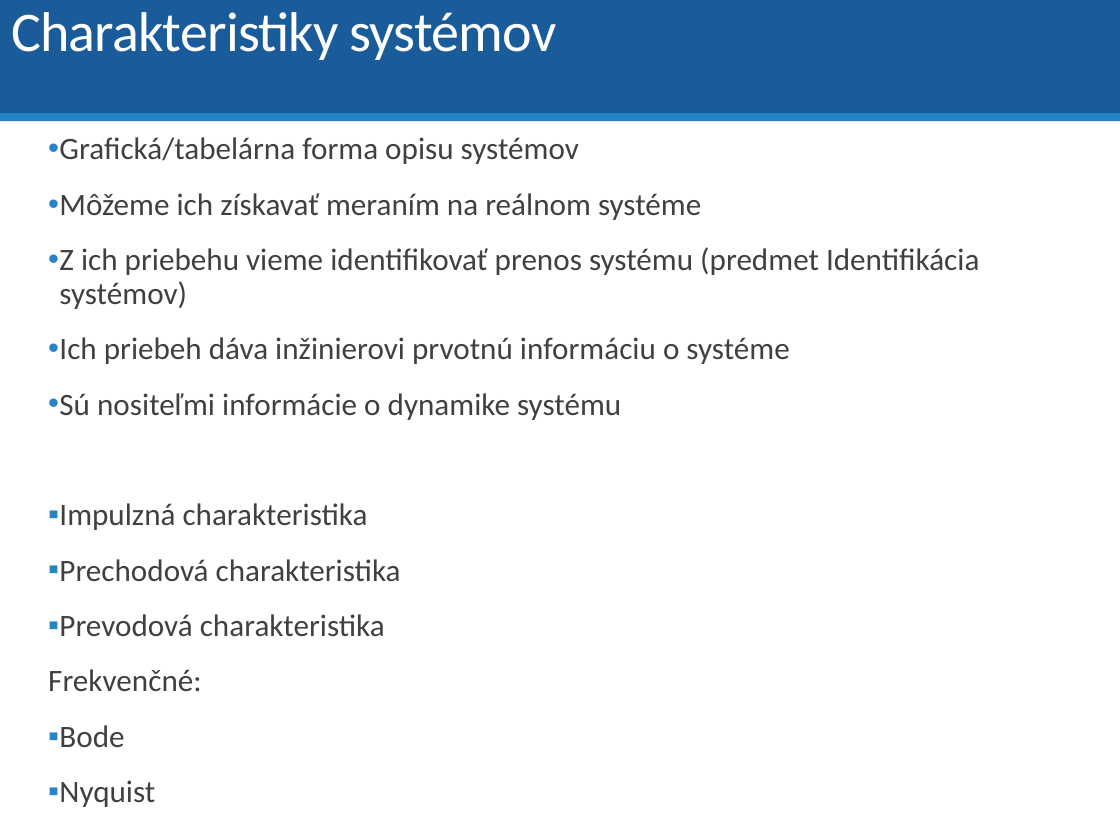
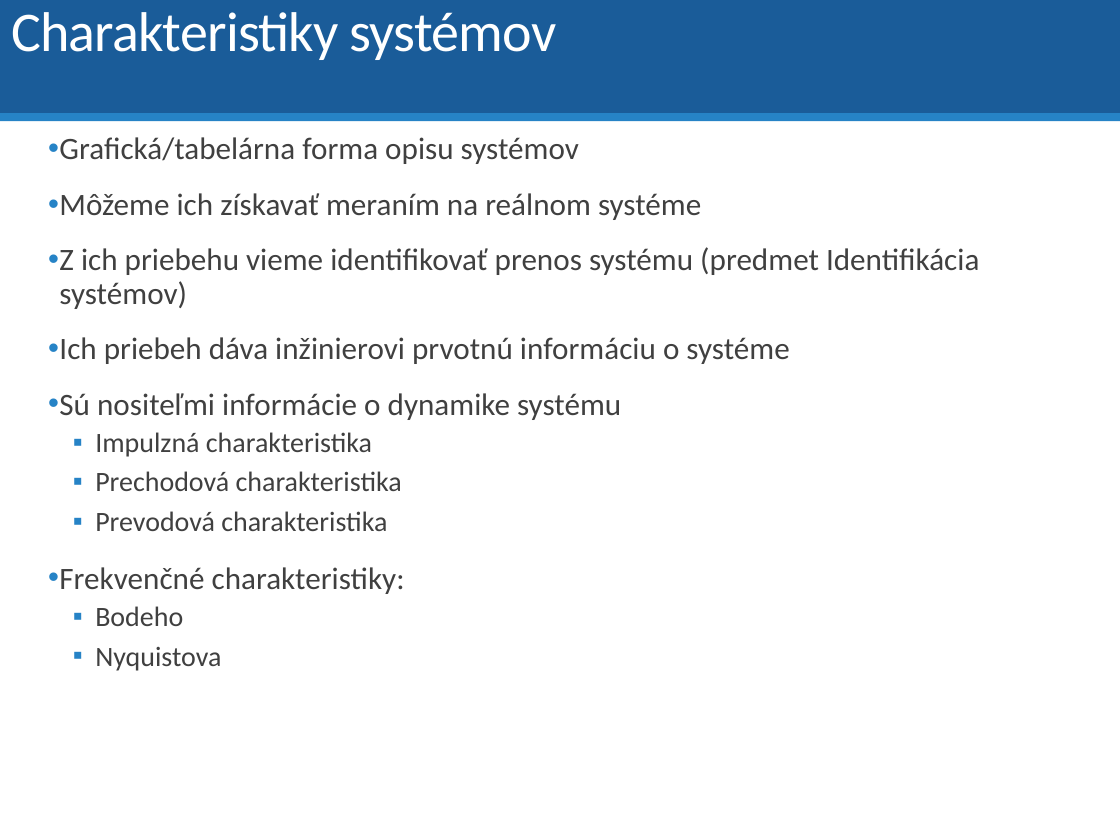
Before and after one commit to dodekm/TeamProjektKybernetika, a slide deck: slide 2 of Nove prednasky/P4 Vlastnosti prenosovych funkcii.pptx. Drawn at 1120x840 pixels with LibreOffice and Linux fonts; fonts in the diff are those of the drawing. Boxes give left, top, right and bottom in pixels: in the first picture for what was removed or moved away, otherwise in the second. Text is boxed around its words. In the diff, an @@ line names an element or a change of style, - is before the commit and + after.

```diff
--- a/Nove prednasky/P4 Vlastnosti prenosovych funkcii.pptx
+++ b/Nove prednasky/P4 Vlastnosti prenosovych funkcii.pptx
@@ text at (95, 432, 402, 531): size 20 to 18 pt in "Impulzná charakteristika", "Prechodová charakteristika", "Prevodová charakteristika"; list level 1 to 2 in "Impulzná charakteristika"; list level 1 to 2 in "Prechodová charakteristika"; list level 1 to 2 in "Prevodová charakteristika" @@
@@ text at (59, 567, 405, 671): text changed @@
-Frekvenčné:
-▪ Bode
-▪ Nyquist
+• Frekvenčné charakteristiky:
+  ▪ Bodeho
+  ▪ Nyquistova
```
Also in this commit, not shown: 12 other slides changed, 3 slides added, 1 other file.
